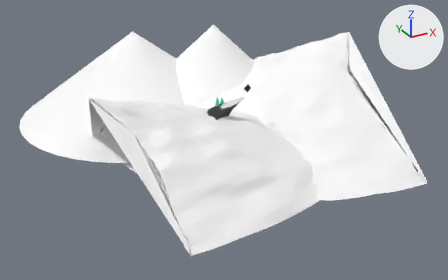
One commit to the COLLADA model source/resource/obj/cliff.dae: the scene before it, then after it.
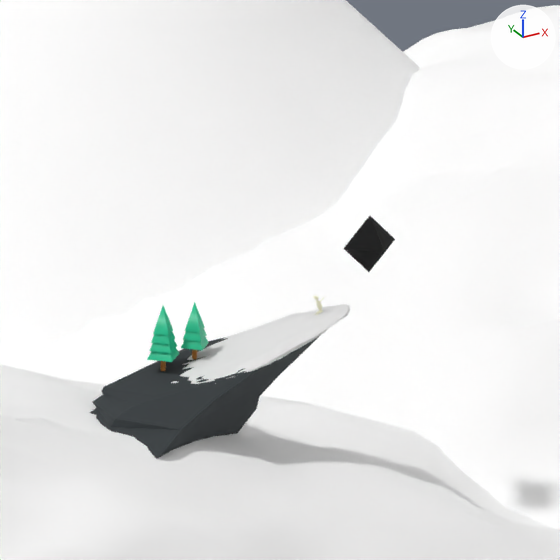
Each version is shown whole from a camera (50 mm lens) standing at (-201.3, -342.8, 142.8) and looking at (12.7, 46.4, -51.7), then close up on the part from 43% to 62% of the width and 19% to 48% of the height. The lights are fixed; the arrows at upper right show +X, +Y and +Z. Where no turn or scale is listed for an object, it has been applied to the vertices.

The first close-up shows 'Cliff', 'Cone', 'Diamond', 'Human_', 'MountainLeft', 'MountainRight', 'Polygon.001'.
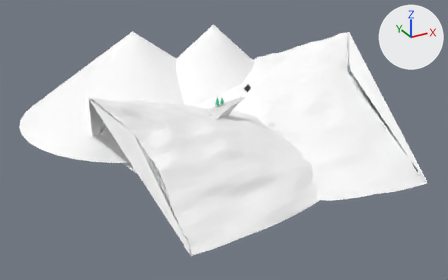
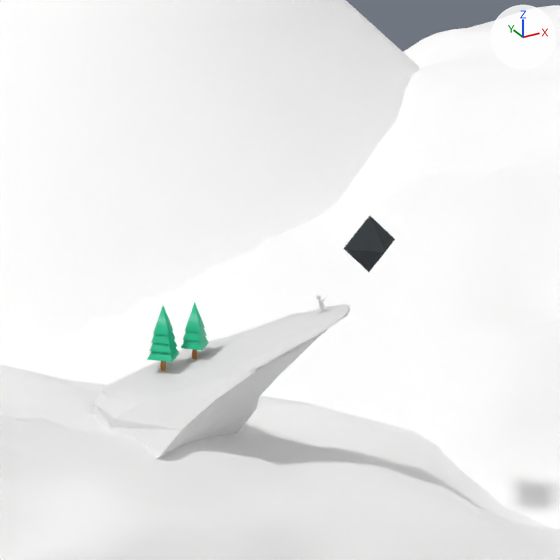
Location of each change, (x1, y1, x2, y2) in pixels of the close-ups (560 x 560 px):
'Cliff', recoloured (grey to white)
    both: (90, 336, 319, 459)
'Human_', moved
    before: (314, 296, 326, 315)
    after: (316, 295, 328, 315)

What the commit changed:
me_cliff has 41 vertices, 77 faces and spans x -12.5..24.4, y -8.9..5.3, z -10.5..5.8.
me_cliff no longer uses material mat_cliff (black #32383b).
Object 'Human_' (ob_human) moves from (-0.3, -0.1, 0.8) to (0.0, -0.1, 0.7).
